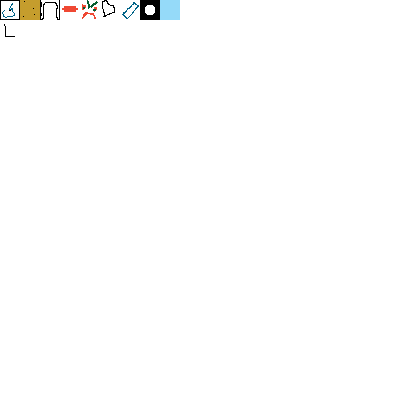
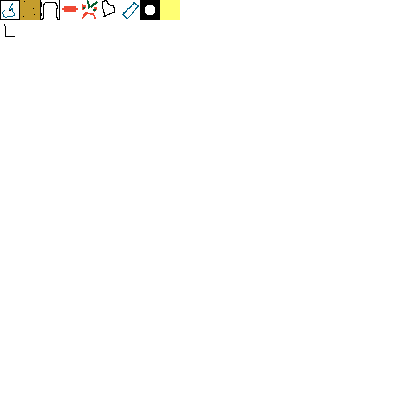
Revision of a layered (400, 400) image; what changed, layer by layer:
painted on "Ellipse 1" over [160, 0, 180, 20]
